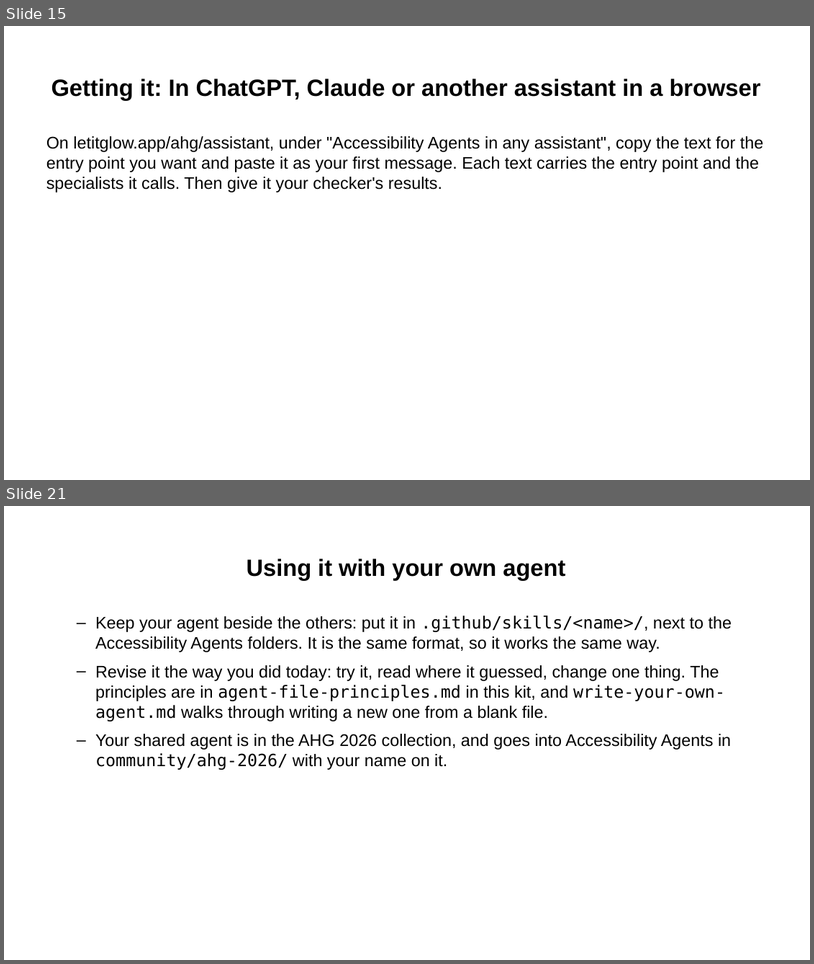
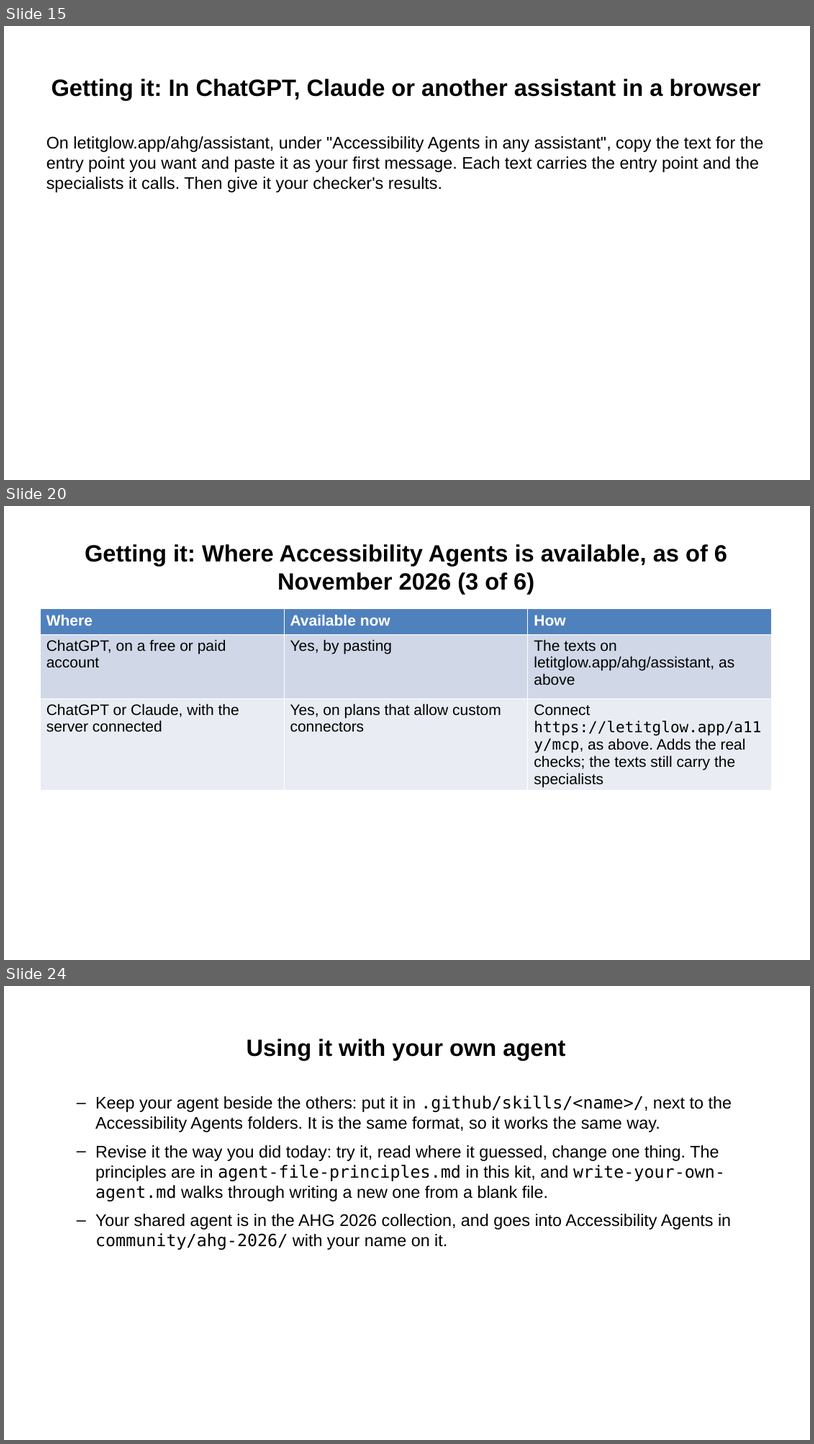
Before and after one commit to Community-Access/glow, a slide deck: docs/ahg-2026/kit/accessibility-agents.pptx. Shown one above the other, each under a label of ours: slides 15 and 21 before the commit, slides 15, 20 and 24 after it; the slides between them are not shown. The pictures are 814x964 and 814x1444 pixels, drawn with LibreOffice and Linux fonts; fonts in the diff are those of the drawing. Boxes give left, top, right and bottom in pixels: in the first picture for what was removed or moved away, otherwise in the second. Text is boxed around its words. In the diff, an @@ line names an element or a change of style, - is before the commit and + after.

```diff
--- a/docs/ahg-2026/kit/accessibility-agents.pptx
+++ b/docs/ahg-2026/kit/accessibility-agents.pptx
@@ slide 20 added at bbox=[4, 506, 810, 960], background #FFFFFF @@
@@ title added at bbox=[85, 544, 728, 594], 28 pt, text #000000, bold @@
+Getting it: Where Accessibility Agents is available, as of 6 November 2026 (3 of 6)
@@ table added at bbox=[40, 609, 772, 790], 3 rows, 3 columns @@
+Where | Available now | How
+ChatGPT, on a free or paid account | Yes, by pasting | The texts on letitglow.app/ahg/assistant, as above
+ChatGPT or Claude, with the server connected | Yes, on plans that allow custom connectors | Connect https://letitglow.app/a11y/mcp, as above. Adds the real checks; the texts still carry the specialists
@@ what was slide 21 is now slide 24 @@
```
Also in this commit, not shown: 5 slides changed, 2 other slides added, 16 other files.
